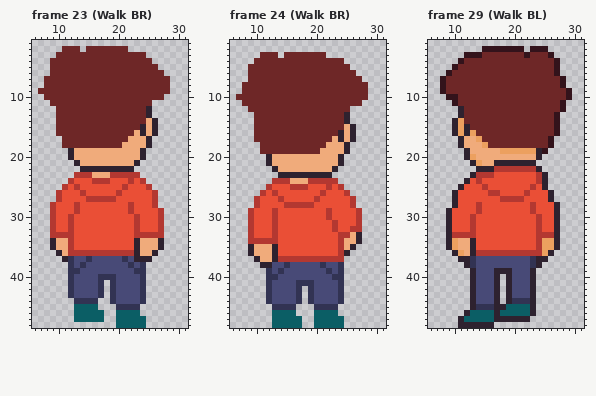
Pixel-art file: WIP/Characters/GabeNew2.aseprite. Above: the version before the commit.
37x49 pixels, 42 frames. Shown: frame 23 (Walk BR): x 6..31, y 1..48; frame 24 (Walk BR): x 6..31, y 1..48; frame 29 (Walk BL): x 6..31, y 1..48. The commit also changed other frames, which this record leaves out.
Now the later version:
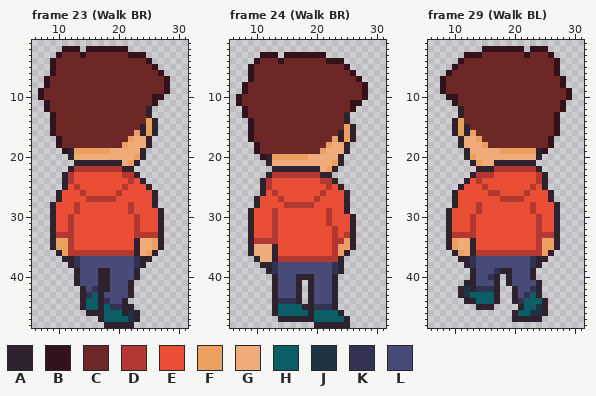
Palette (. is transparent): A #2e222f  B #33131b  C #6e2727  D #b33831  E #ea4f36  F #eca05f  G #f0ab7b  H #0b5e65  J #1f3342  K #323353  L #484a77
Edits made:
Frame 23 (Walk BR), layers "Layer 2", "Layer 1", "Flattened":
y 2: x 11..13 CCC -> BBB; x 15..21 CCCCCCC -> BBBBBBB
y 3: x 10 C -> B; x 14 C -> B; x 22..24 CCC -> BBB
y 4: x 9 C -> B; x 25 C -> B
y 5: x 9 C -> B; x 26 C -> B
y 6: x 9 C -> B; x 27 C -> B
y 7..8: x 8 C -> B; x 28 C -> B
y 9: x 7 C -> B; x 28 C -> B
y 10: x 7 . -> B; x 26..27 CC -> BB
y 11: x 8 . -> B; x 26 . -> B
y 12: x 8..9 .. -> BC
y 13: x 9 . -> B
y 14..15: x 9 . -> B; x 25 G -> F
y 16: x 9 . -> B; x 23 G -> F; x 25 G -> F
y 17: x 10 . -> B; x 22 G -> F
y 18: x 10 . -> B; x 21 G -> F
y 19: x 11 . -> B; x 13..18 GGGGGG -> FFFFFF
y 20: x 23 G -> F
y 21: x 14..20 GGGGGGG -> AAAAAAA; x 22 G -> F
y 22: x 12..20 ..AAAAAAA -> ADDDDDDDD
y 23: x 11..20 ..DDDGGGDD -> ADEEEEEEEE; x 23 D -> A
y 24: x 11 . -> A; x 16..18 DDD -> EEE; x 24 D -> A
y 25: x 11 D -> A; x 25 D -> A
y 26..27: x 10 D -> A; x 26 D -> A
y 28: x 9 D -> A; x 26 D -> A
y 29..33: x 9 D -> A; x 27 D -> A
y 34..35: x 10..11 GG -> FF; x 26 G -> F
y 36: x 11 G -> F; x 25 G -> F
y 37: x 12..13 KL -> AK; x 15 K -> L; x 21 K -> L; x 23 A -> K
y 38: x 12..14 KLK -> AKL; x 22..24 KLK -> LKA
y 39: x 12..13 KK -> .A; x 17..18 LL -> AA; x 23..24 KK -> A.
y 40: x 12..13 KL -> .A; x 17..19 KKK -> AAL; x 23..24 LK -> A.
y 41: x 12..13 KL -> .A; x 17..19 K.K -> AAL; x 22..24 LLK -> A..
y 42: x 12..14 KLL -> ..A; x 16..19 LK.K -> KAAL; x 22..24 LLK -> A..
y 43: x 12..19 KLLLLK.K -> ..AKHALL; x 22..24 LLK -> A..
y 44: x 13..19 KKKK..K -> .AHHAKL; x 21..24 LLLK -> A...
y 45: x 13..14 HH -> .A; x 17..19 ... -> AHK; x 21..23 KKK -> AA.
y 46: x 13..19 HHHHH.. -> ..AAAHH; x 21..23 HHH -> AJA
y 47: x 13..19 HHHHH.. -> ....AHH; x 22..24 HHH -> JA.
y 48: x 18..24 ..HHHHH -> AAAAA..
Frame 24 (Walk BR), layer "Flattened":
y 3: x 11..13 CCC -> BBB; x 15..21 CCCCCCC -> BBBBBBB
y 4: x 10 C -> B; x 14 C -> B; x 22..24 CCC -> BBB
y 5: x 9 C -> B; x 25 C -> B
y 6: x 9 C -> B; x 26 C -> B
y 7: x 9 C -> B; x 27 C -> B
y 8..9: x 8 C -> B; x 28 C -> B
y 10: x 7 C -> B; x 28 C -> B
y 11: x 7 . -> B; x 26..27 CC -> BB
y 12: x 8 . -> B; x 26 . -> B
y 13: x 8..9 .. -> BC
y 14: x 9 . -> B
y 15..16: x 9 . -> B; x 25 G -> F
y 17: x 9 . -> B; x 23 G -> F; x 25 G -> F
y 18: x 10 . -> B; x 22 G -> F
y 19: x 10 . -> B; x 21 G -> F
y 20: x 11 . -> B; x 13..18 GGGGGG -> FFFFFF
y 21: x 23 G -> F
y 22: x 14..20 GGGGGGG -> AAAAAAA; x 22 G -> F
y 23: x 12..20 ..AAAAAAA -> ADDDDDDDD
y 24: x 11..20 ..DDDGGGDD -> ADEEEEEEEE; x 23 D -> A
y 25: x 11 . -> A; x 16..18 DDD -> EEE; x 24 D -> A
y 26: x 11 D -> A; x 25 D -> A
y 27..28: x 10 D -> A; x 25..26 ED -> A.
y 29: x 9 D -> A; x 25..27 EED -> A..
y 30: x 9 D -> A; x 26..27 ED -> A.
y 31: x 9 D -> A; x 22..23 ED -> DE; x 26..27 ED -> A.
y 32: x 9 D -> A; x 26..27 DD -> A.
y 33: x 9 D -> A; x 23..24 ED -> DE; x 26..27 GA -> A.
y 34: x 9 D -> A; x 23 E -> D; x 25..27 GGA -> FA.
y 35: x 23..25 EDG -> DFF
y 36: x 23..24 ED -> DF
y 37: x 24 D -> A
y 38: x 13 L -> K; x 15 K -> L; x 21 K -> L; x 23..24 LK -> KA
y 39: x 12..14 KLK -> AKL; x 22..24 KLK -> LKA
y 40: x 12..13 KK -> .A; x 17..19 LLL -> AAA; x 23..24 KK -> A.
y 41: x 12..13 KL -> .A; x 17..19 KKK -> A.A; x 23..24 LK -> A.
y 42..43: x 12..13 KL -> .A; x 17 K -> A; x 19 K -> A; x 23..24 LK -> A.
y 44: x 12..17 KLLLLK -> .AKKKA; x 19 K -> A; x 23..24 LK -> A.
y 45: x 13..19 KKKK... -> AHHHHAA; x 23 K -> A
y 46: x 13 H -> A; x 17..19 ... -> HHA; x 24 . -> A
y 47: x 13..19 HHHHH.. -> .AAAAAA; x 25 . -> A
y 48: x 13..17 HHHHH -> .....; x 20..25 HHHHH. -> AAAAAA
Frame 29 (Walk BL), layers "Layer 1", "Flattened":
y 39: x 17 A -> K
y 40: x 16 L -> K
y 41: x 12 . -> A; x 23..24 A. -> LA
y 42: x 11..12 .. -> AJ; x 14..16 LLL -> KKK; x 19..20 AL -> .A; x 23..24 A. -> KA
y 43: x 11..16 ..ALLL -> AJHHHH; x 19..20 AL -> .A; x 22..24 LA. -> KHA
y 44: x 12 . -> A; x 14..16 LLL -> HHH; x 19..20 AK -> .A; x 22..25 KA.. -> HHHA
y 45: x 13..21 AKKKAAHHH -> .AAA....A; x 23..25 A.. -> HJA
y 46: x 12..20 AHHHHAHHH -> ........A; x 23..25 A.. -> JJA
y 47: x 11..19 AHHHHHAAA -> .........; x 23..24 .. -> AA
y 48: x 11..16 AAAAAA -> ......
Boxes around the changes in both pictures, in picture pixels (x1, y1, x2, y2):
changed: (38, 46, 170, 328)
changed: (236, 52, 368, 328)
changed: (458, 268, 548, 328)
